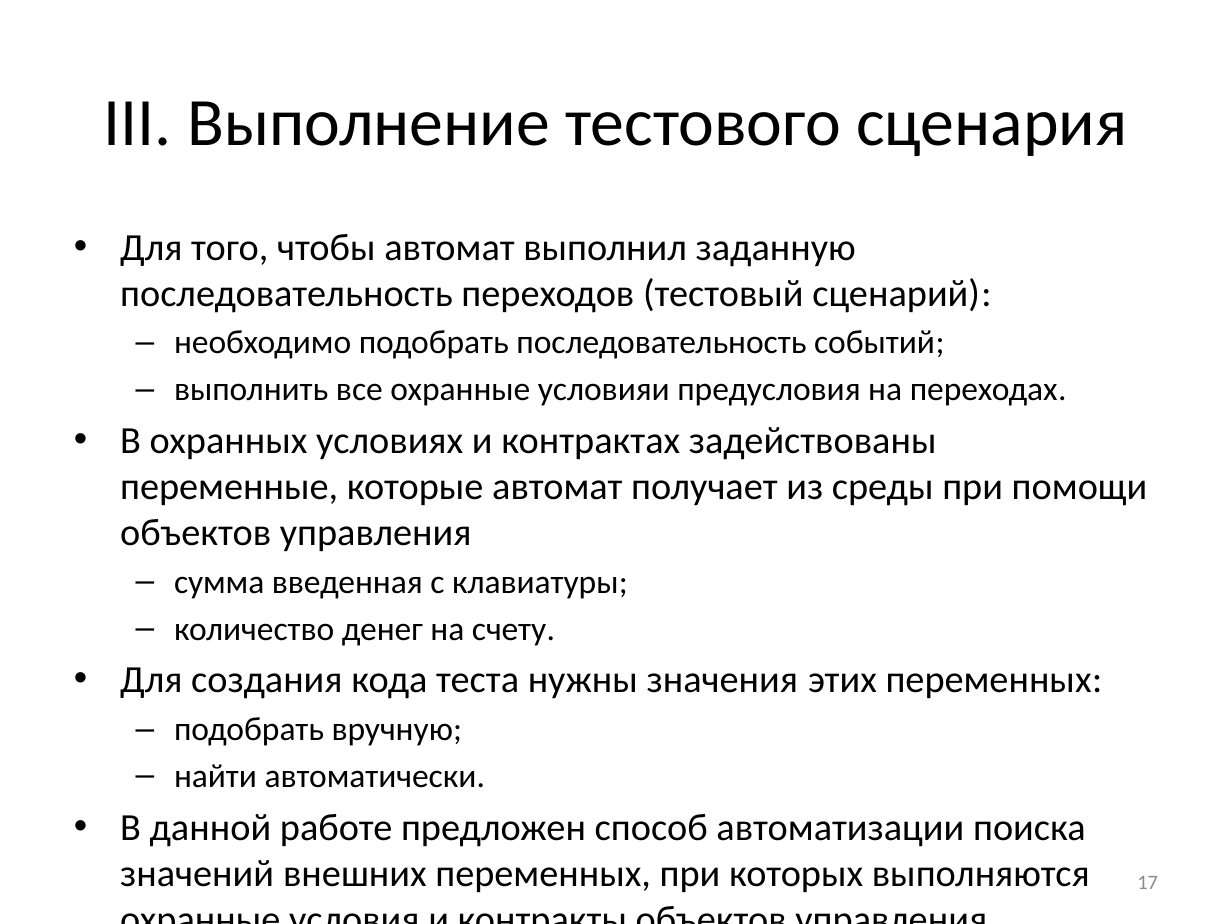
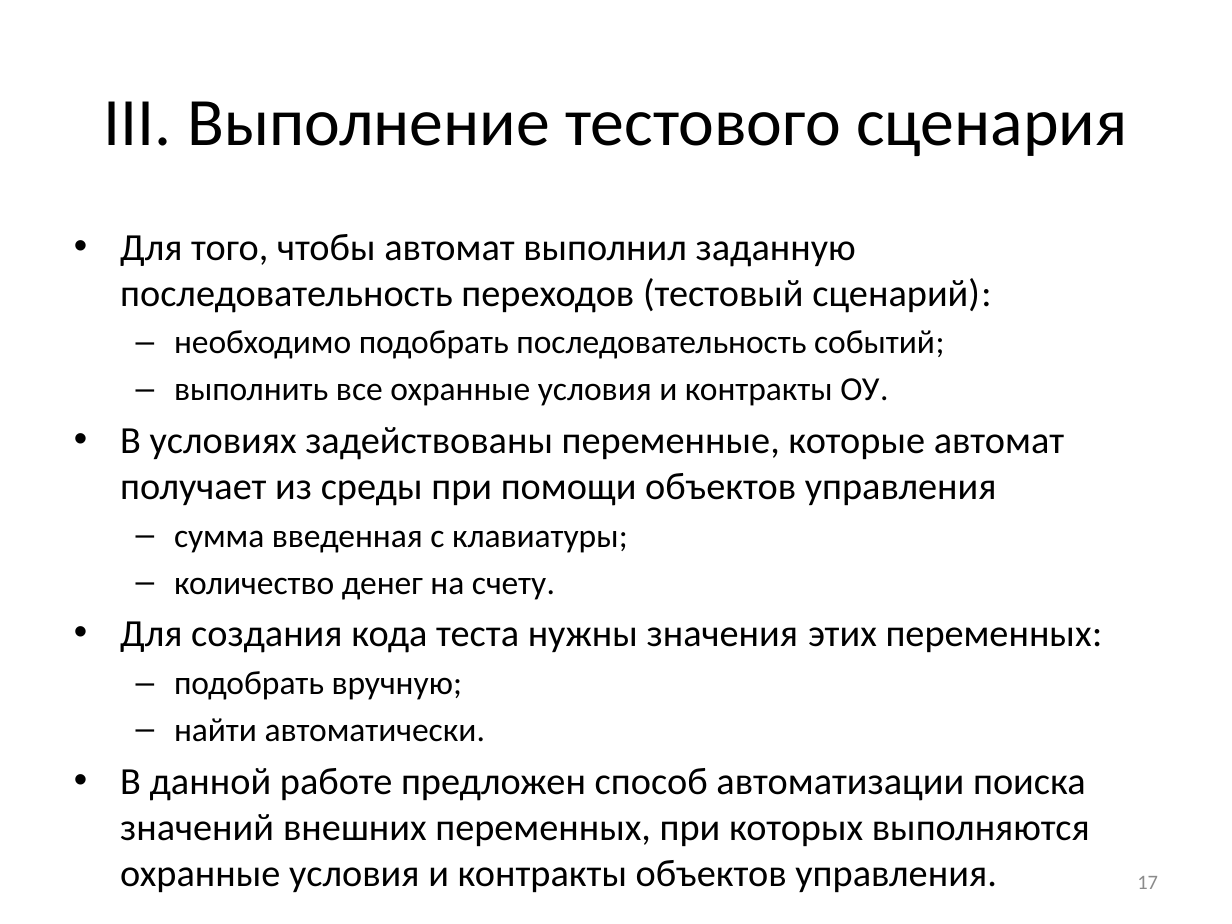
Before and after one commit to nohoper/masters, a slide deck: slide 17 of kmu.pptx. Drawn at 1232x924 pixels with LibreOffice and Linux fonts; fonts in the diff are those of the drawing. Boxes give left, top, right and bottom in pixels: in the first picture for what was removed or moved away, otherwise in the second. Text is boxed around its words. In the diff, an @@ line names an element or a change of style, - is before the commit and + after.

```diff
--- a/kmu.pptx
+++ b/kmu.pptx
@@ text at <box>120,378,1064,506</box>: text changed @@
-  – выполнить все охранные условияи предусловия на переходах.
-• В охранных условиях и контрактах задействованы переменные, которые автомат получает из среды при помощи объектов управления
+  – выполнить все охранные условия и контракты ОУ.
+• В условиях задействованы переменные, которые автомат получает из среды при помощи объектов управления
```
Also in this commit, not shown: 19 other slides changed, 2 slides removed.
